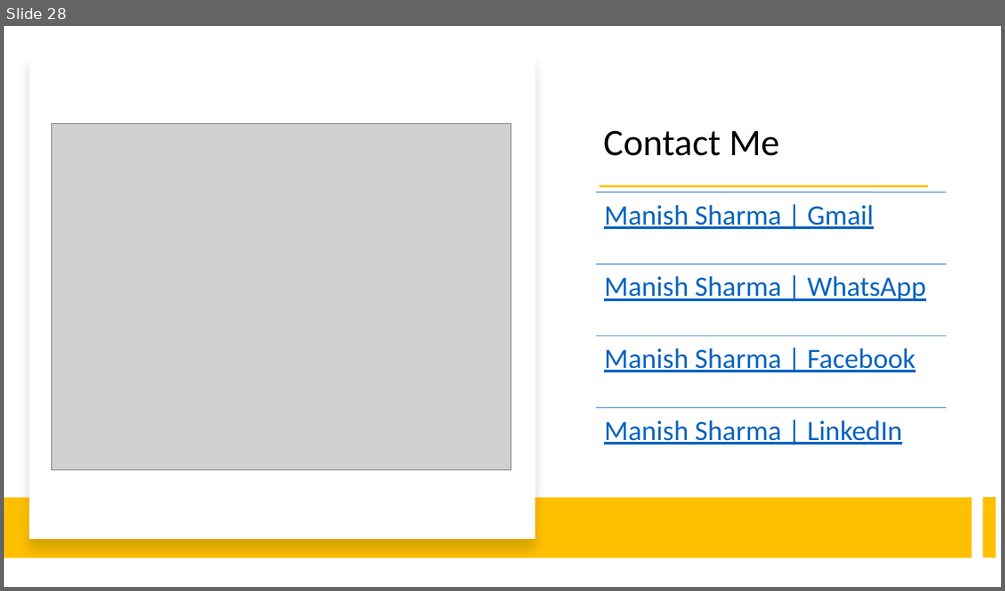
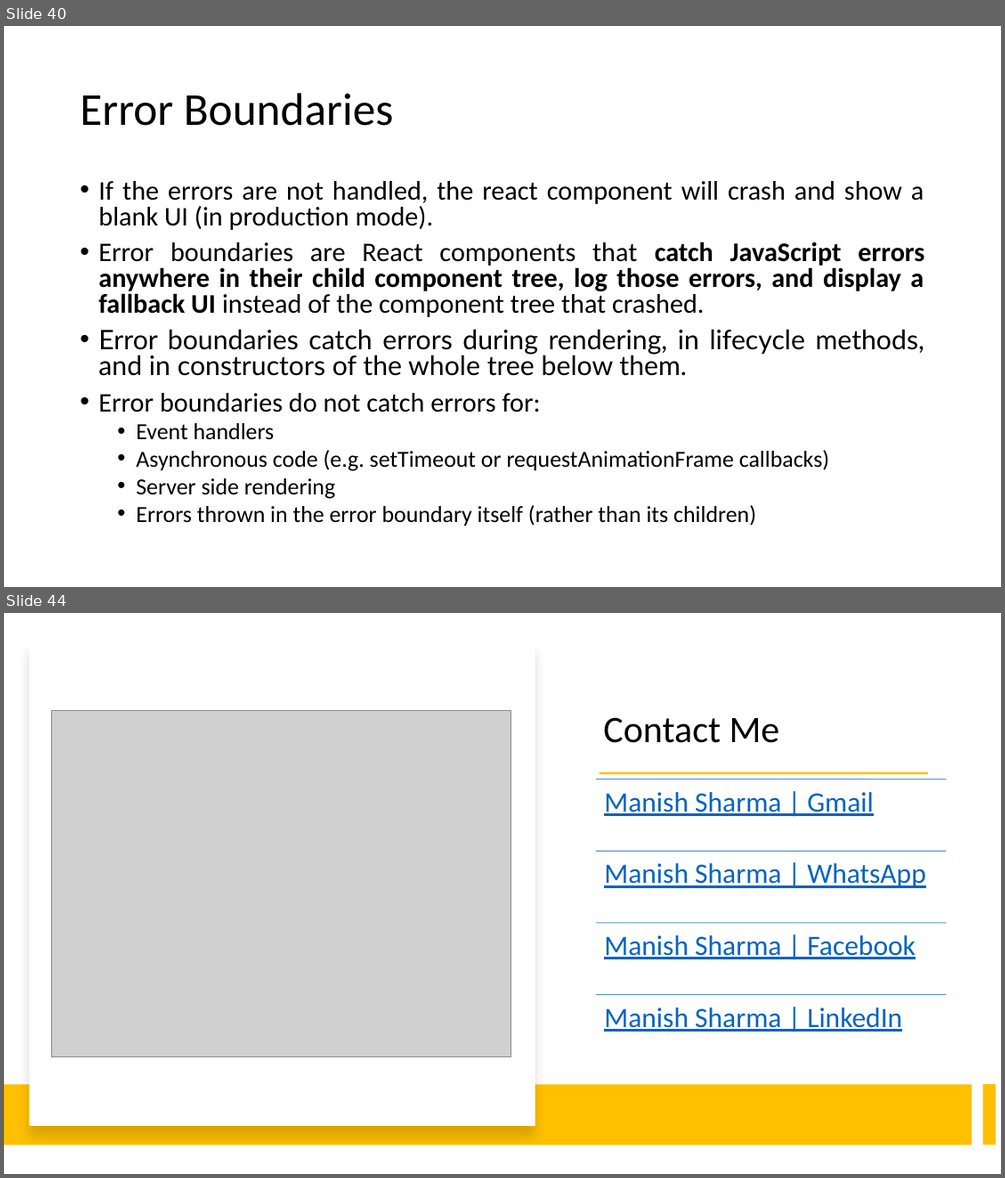
Before and after one commit to manishvbn/ReactJS_WE_Jun22, a slide deck: Notes/React.pptx. Shown one above the other, each under a label of ours: slide 28 before the commit, slides 40 and 44 after it; the slides between them are not shown. The pictures are 1005x591 and 1005x1178 pixels, drawn with LibreOffice and Linux fonts; fonts in the diff are those of the drawing; grey boxes stand for pictures. Boxes give left, top, right and bottom in pixels: in the first picture for what was removed or moved away, otherwise in the second. Text is boxed around its words. In the diff, an @@ line names an element or a change of style, - is before the commit and + after.

```diff
--- a/Notes/React.pptx
+++ b/Notes/React.pptx
@@ slide 40 added at [4,26,1001,587], background #FFFFFF @@
@@ title added at [80,93,394,126], 44 pt, text #000000 @@
+Error Boundaries
@@ text added at [98,181,924,526], 25.9 pt, text #000000 @@
+• If the errors are not handled, the react component will crash and show a blank UI (in production mode).
+• Error boundaries are React components that catch JavaScript errors anywhere in their child component tree, log those errors, and display a fallback UI instead of the component tree that crashed.
+• Error boundaries catch errors during rendering, in lifecycle methods, and in constructors of the whole tree below them.
+• Error boundaries do not catch errors for:
+  • Event handlers
+  • Asynchronous code (e.g. setTimeout or requestAnimationFrame callbacks)
+  • Server side rendering
+  • Errors thrown in the error boundary itself (rather than its children)
@@ what was slide 28 is now slide 44 @@
```
Also in this commit, not shown: 15 other slides added.
